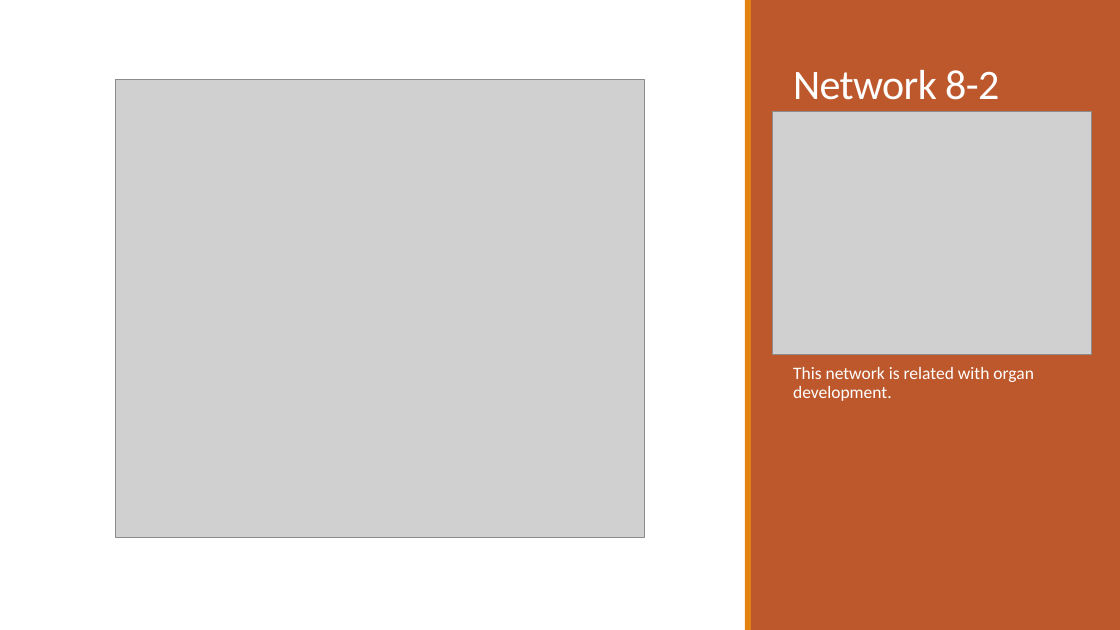
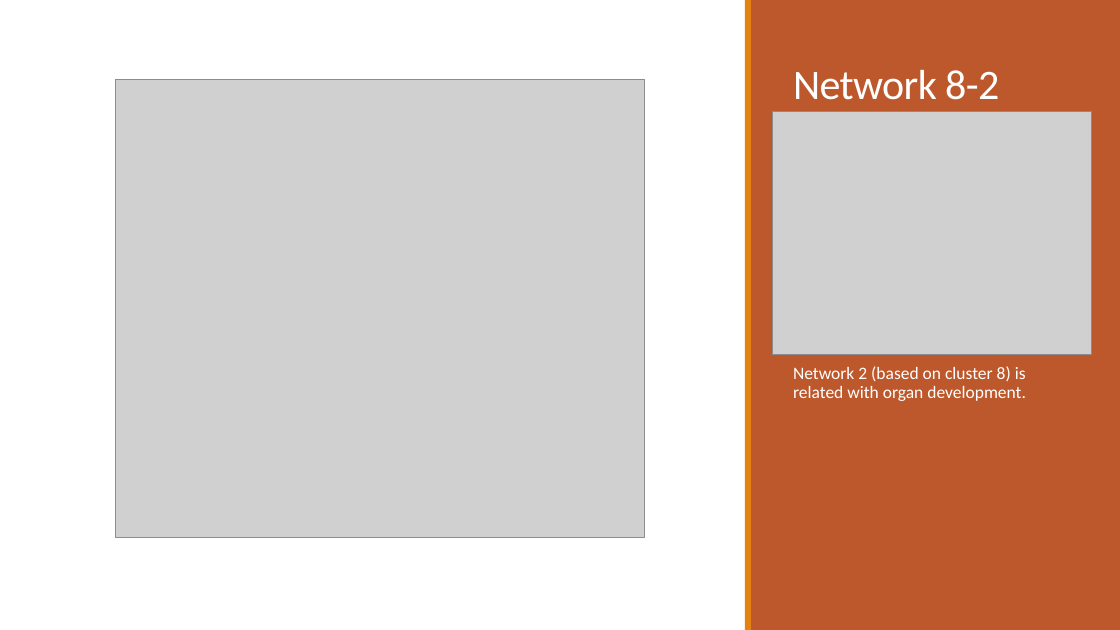
Before and after one commit to dyaom/REHS-2019, a slide deck: slide 12 of Cataract_posterslidesonly.pptx. Drawn at 1120x630 pixels with LibreOffice and Linux fonts; fonts in the diff are those of the drawing; grey boxes stand for pictures. Boxes give left, top, right and bottom in pixels: in the first picture for what was removed or moved away, otherwise in the second. Text is boxed around its words. In the diff, an @@ line names an element or a change of style, - is before the commit and + after.

```diff
--- a/Cataract_posterslidesonly.pptx
+++ b/Cataract_posterslidesonly.pptx
@@ text at [793, 366, 1026, 401]: text changed @@
-This network is related with organ development.
+Network 2 (based on cluster 8) is related with organ development.
```
Also in this commit, not shown: 10 other slides changed, 7 other files.
